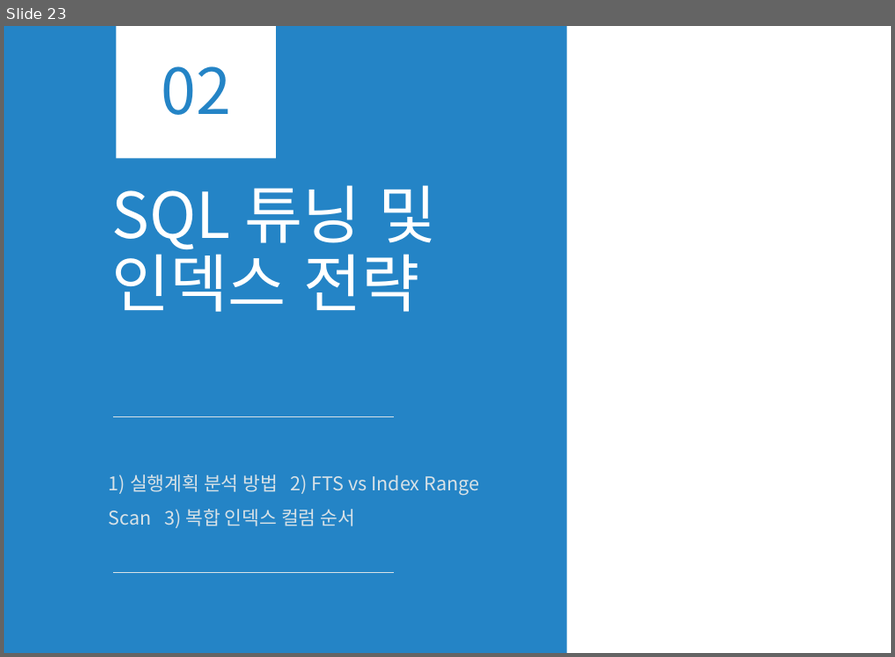
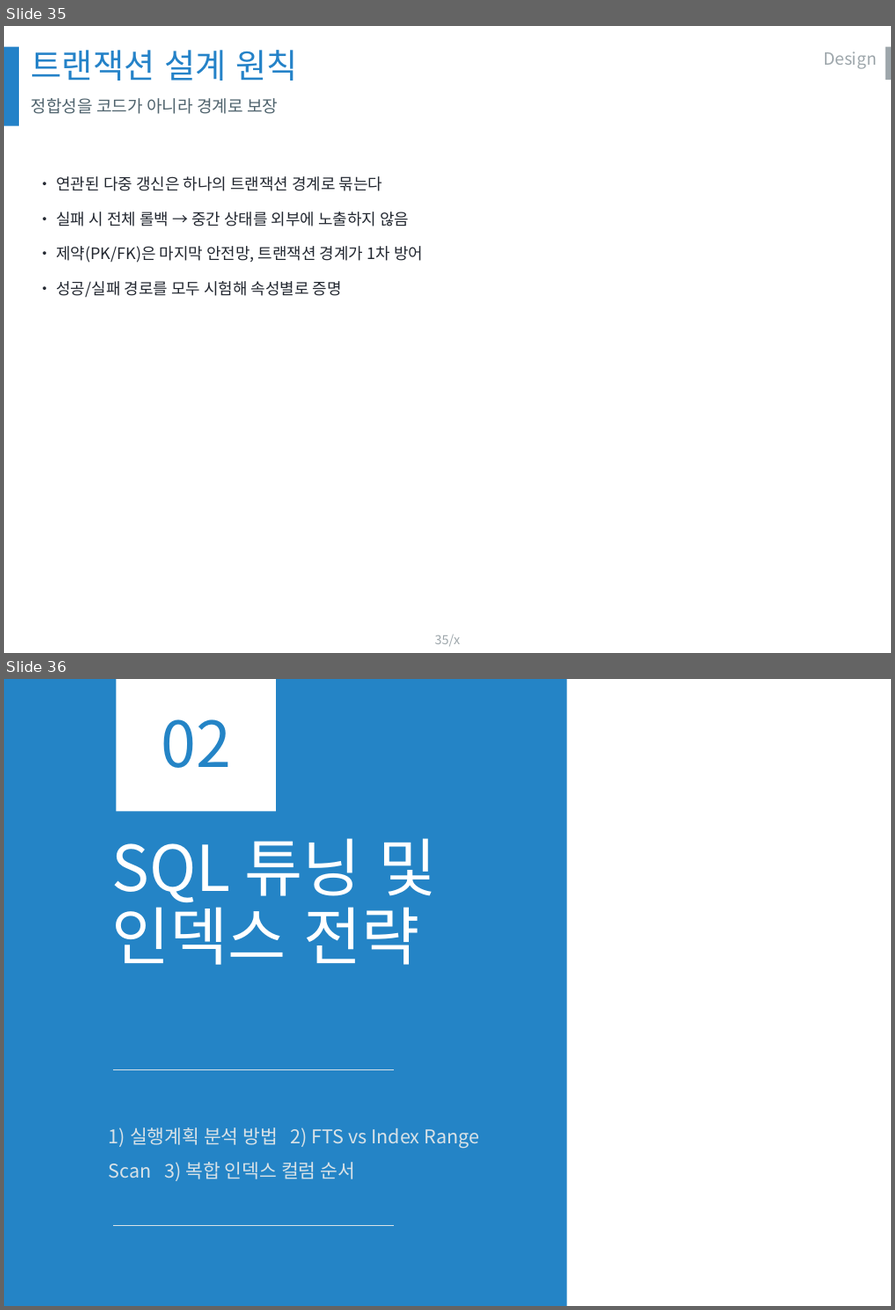
Before and after one commit to olmas70/slides, a slide deck: ppt/BO_DB운영_발표.pptx. Shown one above the other, each under a label of ours: slide 23 before the commit, slides 35 and 36 after it. The pictures are 895x657 and 895x1310 pixels, drawn with LibreOffice and Linux fonts; fonts in the diff are those of the drawing; background and template pictures are left out. Boxes give left, top, right and bottom in pixels: in the first picture for what was removed or moved away, otherwise in the second. Text is boxed around its words. In the diff, an @@ line names an element or a change of style, - is before the commit and + after.

```diff
--- a/ppt/BO_DB운영_발표.pptx
+++ b/ppt/BO_DB운영_발표.pptx
@@ slide 35 added at <box>4,26,891,653</box>, background #FFFFFF @@
@@ rectangle added at <box>4,46,19,125</box>, fill #2482C8 @@
@@ text added at <box>31,50,298,81</box>, 32 pt, text #2482C8 @@
+트랜잭션 설계 원칙
@@ text added at <box>823,52,876,69</box>, 16 pt, text #9DA6AB @@
+Design
@@ rectangle added at <box>886,46,891,80</box>, fill #9DA6AB @@
@@ text added at <box>31,98,278,114</box>, 16 pt, text #50646E @@
+정합성을 코드가 아니라 경계로 보장
@@ text added at <box>56,176,423,297</box>, 15 pt, text #222730 @@
+• 연관된 다중 갱신은 하나의 트랜잭션 경계로 묶는다
+• 실패 시 전체 롤백 → 중간 상태를 외부에 노출하지 않음
+• 제약(PK/FK)은 마지막 안전망, 트랜잭션 경계가 1차 방어
+• 성공/실패 경로를 모두 시험해 속성별로 증명
@@ page number added at <box>435,635,461,646</box>, 12 pt, text #9DA6AB @@
+35/x
@@ what was slide 23 is now slide 36 @@
```
Also in this commit, not shown: 55 other slides added.
